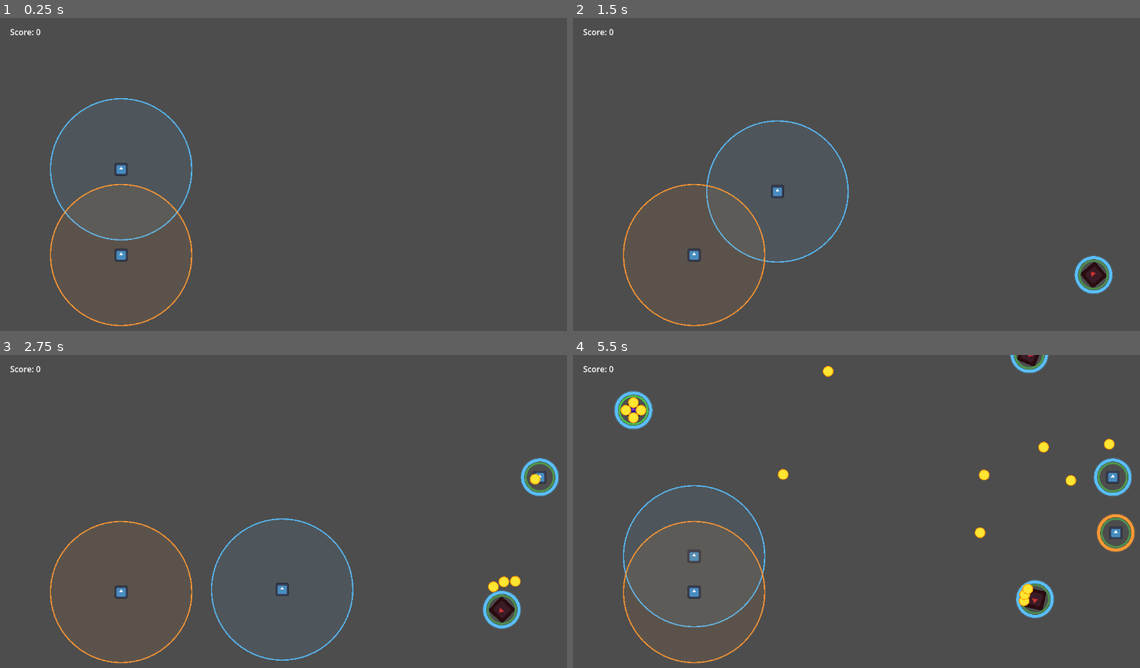
Above: before the commit, frames 1-4 (two rows, left to right).
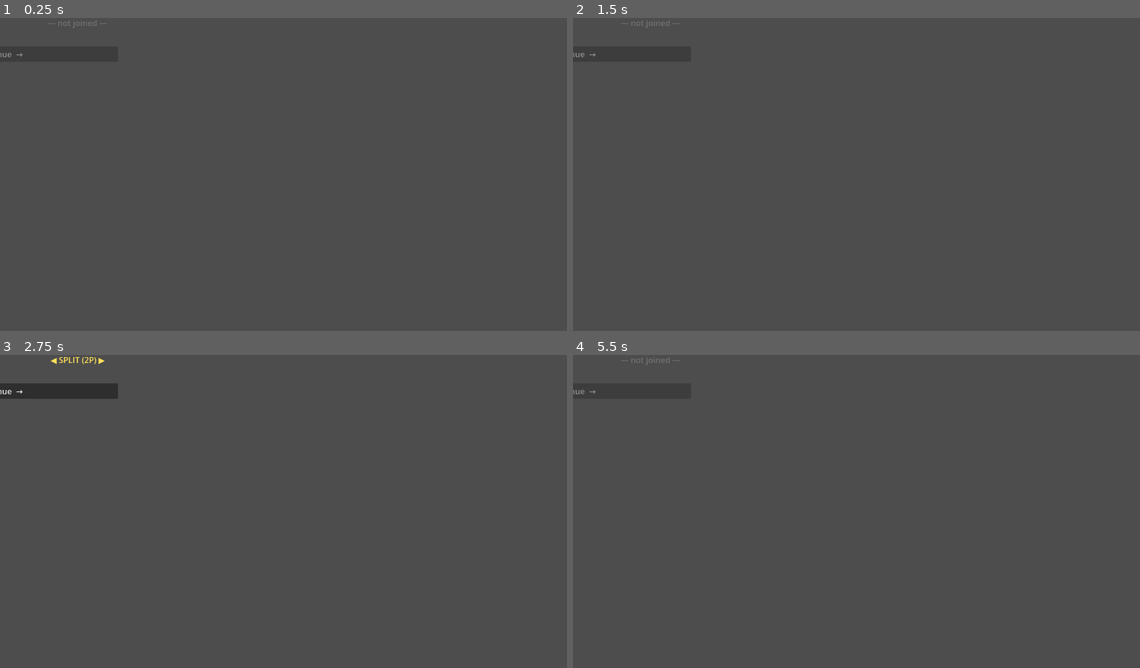
Above: after the commit, the same moments.

Repository: AgustinRamiroDiaz/just-metal-shapes
Game: Godot game, scene res://scenes/main_menu.tscn
Same seed, same stepped clock (60 frames per second), same inputs: the game is played once before the commit and once after it. Before the commit the project starts from res://main_level.tscn. The engine's default icon, where the game draws it, is replaced by a stand-in: a white triangle on a blue panel in a dark square.
Inputs:
- Up to frame 1 (0.25 s): no input
- Up to frame 2 (1.5 s): tap Enter at 0.5, 1.25 s; hold Right (ui_right) 0.53-1.28 s; tap K (p2_down) at 0.6 s; tap J (p2_left) at 0.8, 1.35 s; hold Down (ui_down) from 1.28 s (still down)
- Up to frame 3 (2.75 s): tap L (p2_right) at 1.55, 2.1 s; tap Enter at 2 s; release Down (ui_down) at 2.03 s; hold Right (ui_right) from 2.03 s (still down); tap I (p2_up) at 2.3 s
- Up to frame 4 (5.5 s): tap Enter at 2.75, 3.05, 3.5, 3.6, 4.25 s; release Right (ui_right) at 2.78 s; hold Up (ui_up) 2.78-3.53 s; tap I (p2_up) at 2.85 s; hold Left (ui_left) 3.53-5.03 s; tap Keypad Enter at 3.8, 4.35 s; tap K (p2_down) at 4.55, 5.1 s; hold Down (ui_down) from 5.03 s (still down); tap J (p2_left) at 5.3 s

The runs differ from the first frame. In frame 1, 1.1% of the frame differs, in the area x 0-34%, y 0-99%; in frame 2, 1.6%; in frame 3, 3.3%; in frame 4, 3.7%, in the area x 0-100%, y 0-99%.

Commit message:
add gamepad

Diff:
--- a/project.godot
+++ b/project.godot
@@ -11,7 +11,7 @@
 [application]
 
 config/name="Just Metal Shapes"
-run/main_scene="uid://bh1e5rgutq38q"
+run/main_scene="res://scenes/main_menu.tscn"
 config/features=PackedStringArray("4.6", "GL Compatibility")
 config/icon="res://icon.svg"
 
--- /dev/null
+++ b/scenes/main_menu.tscn
@@ -0,0 +1,62 @@
+[gd_scene format=3 uid="uid://dqnm3x7y5kr2w"]
+
+[ext_resource type="Script" path="res://scripts/main_menu.gd" id="1_menu"]
+
+[node name="MainMenu" type="Node2D"]
+script = ExtResource("1_menu")
+
+[node name="Stage1" type="CenterContainer" parent="."]
+anchors_preset = 15
+anchor_right = 1.0
+anchor_bottom = 1.0
+grow_horizontal = 2
+grow_vertical = 2
+
+[node name="VBox" type="VBoxContainer" parent="Stage1"]
+alignment = 1
+
+[node name="TitleLabel" type="Label" parent="Stage1/VBox"]
+text = "JUST METAL SHAPES"
+horizontal_alignment = 1
+
+[node name="SubtitleLabel" type="Label" parent="Stage1/VBox"]
+text = "Press Enter or A to join.  Left/Right to toggle split."
+horizontal_alignment = 1
+
+[node name="Spacer" type="Control" parent="Stage1/VBox"]
+custom_minimum_size = Vector2(0, 16)
+
+[node name="DeviceList" type="VBoxContainer" parent="Stage1/VBox"]
+
+[node name="Spacer2" type="Control" parent="Stage1/VBox"]
+custom_minimum_size = Vector2(0, 16)
+
+[node name="ContinueButton" type="Button" parent="Stage1/VBox"]
+text = "Continue  →"
+disabled = true
+
+[node name="Stage2" type="CenterContainer" parent="."]
+anchors_preset = 15
+anchor_right = 1.0
+anchor_bottom = 1.0
+grow_horizontal = 2
+grow_vertical = 2
+visible = false
+
+[node name="VBox" type="VBoxContainer" parent="Stage2"]
+alignment = 1
+
+[node name="TitleLabel" type="Label" parent="Stage2/VBox"]
+text = "Players Ready"
+horizontal_alignment = 1
+
+[node name="Spacer" type="Control" parent="Stage2/VBox"]
+custom_minimum_size = Vector2(0, 16)
+
+[node name="PlayerList" type="VBoxContainer" parent="Stage2/VBox"]
+
+[node name="Spacer2" type="Control" parent="Stage2/VBox"]
+custom_minimum_size = Vector2(0, 16)
+
+[node name="StartButton" type="Button" parent="Stage2/VBox"]
+text = "Start Game"
--- /dev/null
+++ b/scripts/game_config.gd
@@ -0,0 +1,66 @@
+class_name GameConfig
+
+
+class PlayerConfig:
+	var input_type: int
+	var color: Color
+
+	func _init(t: int, c: Color) -> void:
+		input_type = t
+		color = c
+
+
+enum InputType {
+	KEYBOARD1,
+	KEYBOARD2,
+	GAMEPAD_LEFT_0,
+	GAMEPAD_LEFT_1,
+	GAMEPAD_LEFT_2,
+	GAMEPAD_LEFT_3,
+	GAMEPAD_LEFT_4,
+	GAMEPAD_LEFT_5,
+	GAMEPAD_LEFT_6,
+	GAMEPAD_LEFT_7,
+	GAMEPAD_RIGHT_0,
+	GAMEPAD_RIGHT_1,
+	GAMEPAD_RIGHT_2,
+	GAMEPAD_RIGHT_3,
+	GAMEPAD_RIGHT_4,
+	GAMEPAD_RIGHT_5,
+	GAMEPAD_RIGHT_6,
+	GAMEPAD_RIGHT_7,
+}
+
+const PLAYER_COLORS := [
+	Color(0.35, 0.75, 1.0),
+	Color(1.0, 0.6, 0.2),
+	Color(0.4, 0.9, 0.3),
+	Color(0.9, 0.3, 0.9),
+	Color(1.0, 0.9, 0.15),
+	Color(0.9, 0.3, 0.3),
+	Color(0.4, 0.9, 0.85),
+	Color(1.0, 0.6, 0.75),
+]
+
+const INPUT_LABELS := {
+	InputType.KEYBOARD1:       "KB: WASD/Arrows",
+	InputType.KEYBOARD2:       "KB: IJKL",
+	InputType.GAMEPAD_LEFT_0:  "Pad 1 Left Stick",
+	InputType.GAMEPAD_LEFT_1:  "Pad 2 Left Stick",
+	InputType.GAMEPAD_LEFT_2:  "Pad 3 Left Stick",
+	InputType.GAMEPAD_LEFT_3:  "Pad 4 Left Stick",
+	InputType.GAMEPAD_LEFT_4:  "Pad 5 Left Stick",
+	InputType.GAMEPAD_LEFT_5:  "Pad 6 Left Stick",
+	InputType.GAMEPAD_LEFT_6:  "Pad 7 Left Stick",
+	InputType.GAMEPAD_LEFT_7:  "Pad 8 Left Stick",
+	InputType.GAMEPAD_RIGHT_0: "Pad 1 Right Stick",
+	InputType.GAMEPAD_RIGHT_1: "Pad 2 Right Stick",
+	InputType.GAMEPAD_RIGHT_2: "Pad 3 Right Stick",
+	InputType.GAMEPAD_RIGHT_3: "Pad 4 Right Stick",
+	InputType.GAMEPAD_RIGHT_4: "Pad 5 Right Stick",
+	InputType.GAMEPAD_RIGHT_5: "Pad 6 Right Stick",
+	InputType.GAMEPAD_RIGHT_6: "Pad 7 Right Stick",
+	InputType.GAMEPAD_RIGHT_7: "Pad 8 Right Stick",
+}
+
+static var players: Array = []
--- a/scripts/game_manager.gd
+++ b/scripts/game_manager.gd
@@ -44,24 +44,25 @@
 
 
 func _spawn_players() -> void:
-	var p1: CharacterBody2D = player_scene.instantiate()
-	p1.position = Vector2(240, 300)
-	p1.team_color = Color(0.35, 0.75, 1, 1)
-	p1.add_to_group("players")
-	add_child(p1)
-	p1.died.connect(_on_player_died)
-
-	var p2: CharacterBody2D = player_scene.instantiate()
-	p2.position = Vector2(240, 470)
-	p2.team_color = Color(1, 0.6, 0.2, 1)
-	p2.move_left_action = &"p2_left"
-	p2.move_right_action = &"p2_right"
-	p2.move_up_action = &"p2_up"
-	p2.move_down_action = &"p2_down"
-	p2.use_right_stick = true
-	p2.add_to_group("players")
-	add_child(p2)
-	p2.died.connect(_on_player_died)
+	var spawn_positions := [
+		Vector2(240, 300), Vector2(240, 470),
+		Vector2(480, 300), Vector2(480, 470),
+		Vector2(360, 200), Vector2(360, 540),
+		Vector2(120, 385), Vector2(600, 385),
+	]
+	for i in GameConfig.players.size():
+		var cfg: Variant = GameConfig.players[i]
+		var p: CharacterBody2D = player_scene.instantiate()
+		p.position = spawn_positions[i]
+		p.team_color = cfg.color
+		p.input_type = cfg.input_type
+		if cfg.input_type == GameConfig.InputType.KEYBOARD2:
+			p.move_left_action  = &"p2_left"
+			p.move_right_action = &"p2_right"
+			p.move_up_action    = &"p2_up"
+			p.move_down_action  = &"p2_down"
+		add_child(p)
+		p.died.connect(_on_player_died)
 
 
 func _update_spawn_intervals() -> void:
--- /dev/null
+++ b/scripts/main_menu.gd
@@ -0,0 +1,227 @@
+extends Node2D
+
+const SCENE_GAME := "res://main_level.tscn"
+
+class DeviceSlot:
+	var display_name: String
+	var is_keyboard: bool
+	var device_index: int  # 0 for keyboard; gamepad index for gamepads
+	var joined: bool = false
+	var split: bool = false
+
+	func get_input_types() -> Array:
+		if is_keyboard:
+			if split:
+				return [GameConfig.InputType.KEYBOARD1, GameConfig.InputType.KEYBOARD2]
+			return [GameConfig.InputType.KEYBOARD1]
+		else:
+			var left: int = GameConfig.InputType.GAMEPAD_LEFT_0 + device_index
+			var right: int = GameConfig.InputType.GAMEPAD_RIGHT_0 + device_index
+			if split:
+				return [left, right]
+			return [left]
+
+var device_slots: Array = []
+var device_rows: Array = []  # Array of {name_label, status_label}
+
+@onready var stage1: Control = $Stage1
+@onready var stage2: Control = $Stage2
+@onready var device_list: VBoxContainer = $Stage1/VBox/DeviceList
+@onready var continue_button: Button = $Stage1/VBox/ContinueButton
+@onready var player_list: VBoxContainer = $Stage2/VBox/PlayerList
+@onready var start_button: Button = $Stage2/VBox/StartButton
+
+
+func _ready() -> void:
+	GameConfig.players.clear()
+	continue_button.focus_mode = Control.FOCUS_NONE
+	start_button.focus_mode = Control.FOCUS_NONE
+	continue_button.pressed.connect(_on_continue_pressed)
+	start_button.pressed.connect(_on_start_pressed)
+	Input.joy_connection_changed.connect(_on_joy_connection_changed)
+	_rebuild_devices()
+	stage1.visible = true
+	stage2.visible = false
+
+
+func _rebuild_devices() -> void:
+	for child in device_list.get_children():
+		child.queue_free()
+	device_slots.clear()
+	device_rows.clear()
+
+	# Keyboard is always available
+	var kb := DeviceSlot.new()
+	kb.display_name = "Keyboard"
+	kb.is_keyboard = true
+	kb.device_index = 0
+	device_slots.append(kb)
+
+	for idx in Input.get_connected_joypads():
+		var gp := DeviceSlot.new()
+		gp.display_name = "Gamepad %d" % (idx + 1)
+		gp.is_keyboard = false
+		gp.device_index = idx
+		device_slots.append(gp)
+
+	for slot in device_slots:
+		var s: DeviceSlot = slot
+		var row := HBoxContainer.new()
+		row.custom_minimum_size = Vector2(420, 44)
+
+		var name_lbl := Label.new()
+		name_lbl.custom_minimum_size = Vector2(140, 0)
+		name_lbl.text = s.display_name
+
+		var hint_lbl := Label.new()
+		hint_lbl.custom_minimum_size = Vector2(160, 0)
+		hint_lbl.text = _hint_for(s)
+		hint_lbl.modulate = Color(0.55, 0.55, 0.55)
+
+		var status_lbl := Label.new()
+		status_lbl.custom_minimum_size = Vector2(160, 0)
+		status_lbl.horizontal_alignment = HORIZONTAL_ALIGNMENT_CENTER
+
+		row.add_child(name_lbl)
+		row.add_child(hint_lbl)
+		row.add_child(status_lbl)
+		device_list.add_child(row)
+		device_rows.append({"status": status_lbl})
+
+	_refresh_stage1()
+
+
+func _hint_for(slot: DeviceSlot) -> String:
+	if slot.is_keyboard:
+		return "Enter / ← →"
+	return "A/Start / D-Pad ← →"
+
+
+func _on_joy_connection_changed(_device: int, _connected: bool) -> void:
+	if stage1.visible:
+		_rebuild_devices()
+
+
+func _unhandled_input(event: InputEvent) -> void:
+	if stage2.visible:
+		return
+
+	if event is InputEventKey and event.pressed and not event.echo:
+		var idx := _keyboard_slot_index()
+		match event.physical_keycode:
+			KEY_ENTER, KEY_KP_ENTER:
+				_toggle_join(idx)
+			KEY_LEFT:
+				_set_split(idx, false)
+			KEY_RIGHT:
+				_set_split(idx, true)
+
+	elif event is InputEventJoypadButton and event.pressed:
+		var idx := _gamepad_slot_index(event.device)
+		if idx == -1:
+			return
+		match event.button_index:
+			JOY_BUTTON_A, JOY_BUTTON_START:
+				_toggle_join(idx)
+			JOY_BUTTON_DPAD_LEFT:
+				_set_split(idx, false)
+			JOY_BUTTON_DPAD_RIGHT:
+				_set_split(idx, true)
+
+
+func _keyboard_slot_index() -> int:
+	for i in device_slots.size():
+		if (device_slots[i] as DeviceSlot).is_keyboard:
+			return i
+	return -1
+
+
+func _gamepad_slot_index(device_index: int) -> int:
+	for i in device_slots.size():
+		var s: DeviceSlot = device_slots[i]
+		if not s.is_keyboard and s.device_index == device_index:
+			return i
+	return -1
+
+
+func _toggle_join(slot_idx: int) -> void:
+	if slot_idx == -1:
+		return
+	var s: DeviceSlot = device_slots[slot_idx]
+	s.joined = not s.joined
+	if not s.joined:
+		s.split = false
+	_refresh_stage1()
+
+
+func _set_split(slot_idx: int, enable_split: bool) -> void:
+	if slot_idx == -1:
+		return
+	var s: DeviceSlot = device_slots[slot_idx]
+	if not s.joined:
+		return
+	s.split = enable_split
+	_refresh_stage1()
+
+
+func _refresh_stage1() -> void:
+	for i in device_slots.size():
+		var s: DeviceSlot = device_slots[i]
+		var status_lbl: Label = device_rows[i]["status"]
+		if not s.joined:
+			status_lbl.text = "— not joined —"
+			status_lbl.modulate = Color(0.45, 0.45, 0.45)
+		elif s.split:
+			status_lbl.text = "◀ SPLIT (2P) ▶"
+			status_lbl.modulate = Color(1.0, 0.88, 0.35)
+		else:
+			status_lbl.text = "◀ SINGLE ▶"
+			status_lbl.modulate = Color(0.4, 0.95, 0.5)
+
+	var any_joined := false
+	for slot in device_slots:
+		if (slot as DeviceSlot).joined:
+			any_joined = true
+			break
+	continue_button.disabled = not any_joined
+
+
+func _on_continue_pressed() -> void:
+	GameConfig.players.clear()
+	var color_index := 0
+	for slot in device_slots:
+		var s: DeviceSlot = slot
+		if not s.joined:
+			continue
+		for input_type in s.get_input_types():
+			var color: Color = GameConfig.PLAYER_COLORS[color_index % GameConfig.PLAYER_COLORS.size()]
+			GameConfig.players.append(GameConfig.PlayerConfig.new(input_type, color))
+			color_index += 1
+	_build_stage2()
+	stage1.visible = false
+	stage2.visible = true
+
+
+func _build_stage2() -> void:
+	for child in player_list.get_children():
+		child.queue_free()
+	for i in GameConfig.players.size():
+		var cfg: Variant = GameConfig.players[i]
+		var row := HBoxContainer.new()
+		row.custom_minimum_size = Vector2(0, 36)
+
+		var dot := ColorRect.new()
+		dot.custom_minimum_size = Vector2(24, 24)
+		dot.color = cfg.color
+
+		var lbl := Label.new()
+		lbl.text = "  Player %d  —  %s" % [i + 1, GameConfig.INPUT_LABELS[cfg.input_type]]
+		lbl.modulate = cfg.color
+
+		row.add_child(dot)
+		row.add_child(lbl)
+		player_list.add_child(row)
+
+
+func _on_start_pressed() -> void:
+	get_tree().change_scene_to_file(SCENE_GAME)
--- a/scripts/player.gd
+++ b/scripts/player.gd
@@ -11,7 +11,7 @@
 @export var move_right_action: StringName = &"ui_right"
 @export var move_up_action: StringName = &"ui_up"
 @export var move_down_action: StringName = &"ui_down"
-@export var use_right_stick: bool = false
+@export var input_type: int = 0
 @export var joystick_deadzone: float = 0.2
 
 @onready var range_area: Area2D = $RangeArea
@@ -48,10 +48,17 @@
 			modulate.a = 1.0
 
 	var input_dir: Vector2
-	if use_right_stick:
+	if input_type >= GameConfig.InputType.GAMEPAD_RIGHT_0:
+		var dev := input_type - GameConfig.InputType.GAMEPAD_RIGHT_0
 		input_dir = Vector2(
-			_apply_deadzone(Input.get_joy_axis(0, JOY_AXIS_RIGHT_X)),
-			_apply_deadzone(Input.get_joy_axis(0, JOY_AXIS_RIGHT_Y))
+			_apply_deadzone(Input.get_joy_axis(dev, JOY_AXIS_RIGHT_X)),
+			_apply_deadzone(Input.get_joy_axis(dev, JOY_AXIS_RIGHT_Y))
+		)
+	elif input_type >= GameConfig.InputType.GAMEPAD_LEFT_0:
+		var dev := input_type - GameConfig.InputType.GAMEPAD_LEFT_0
+		input_dir = Vector2(
+			_apply_deadzone(Input.get_joy_axis(dev, JOY_AXIS_LEFT_X)),
+			_apply_deadzone(Input.get_joy_axis(dev, JOY_AXIS_LEFT_Y))
 		)
 	else:
 		input_dir = Input.get_vector(
Not shown, added: scripts/game_config.gd.uid
Not shown, added: scripts/main_menu.gd.uid
